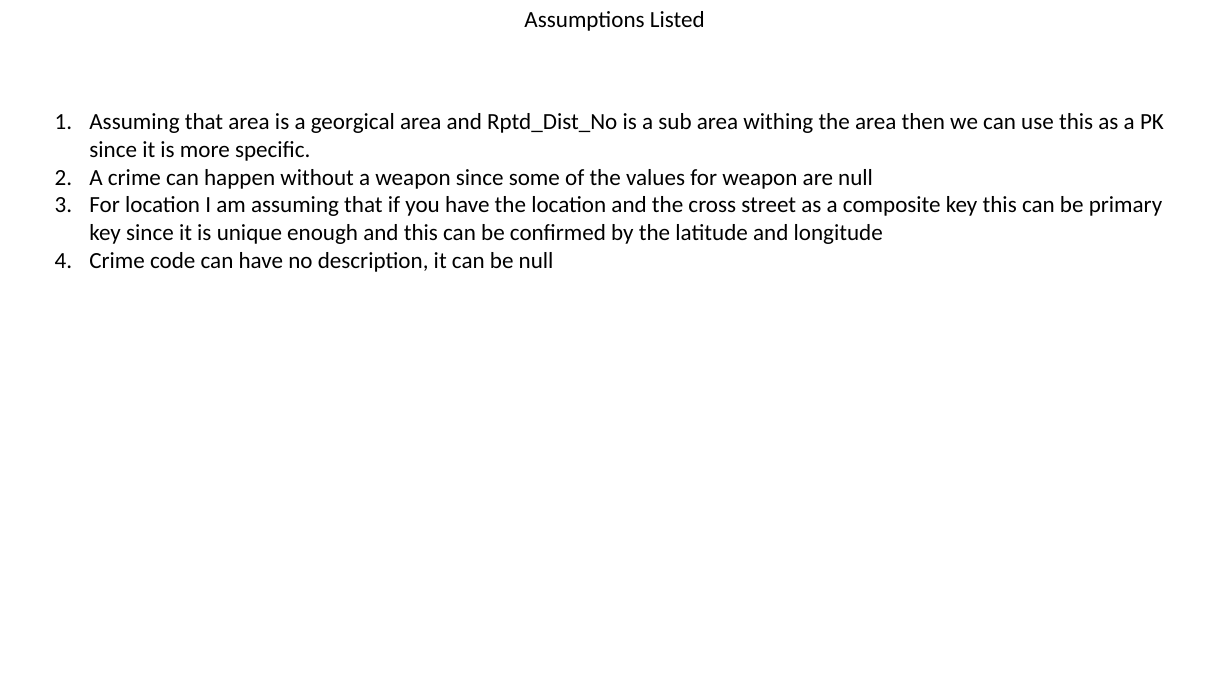
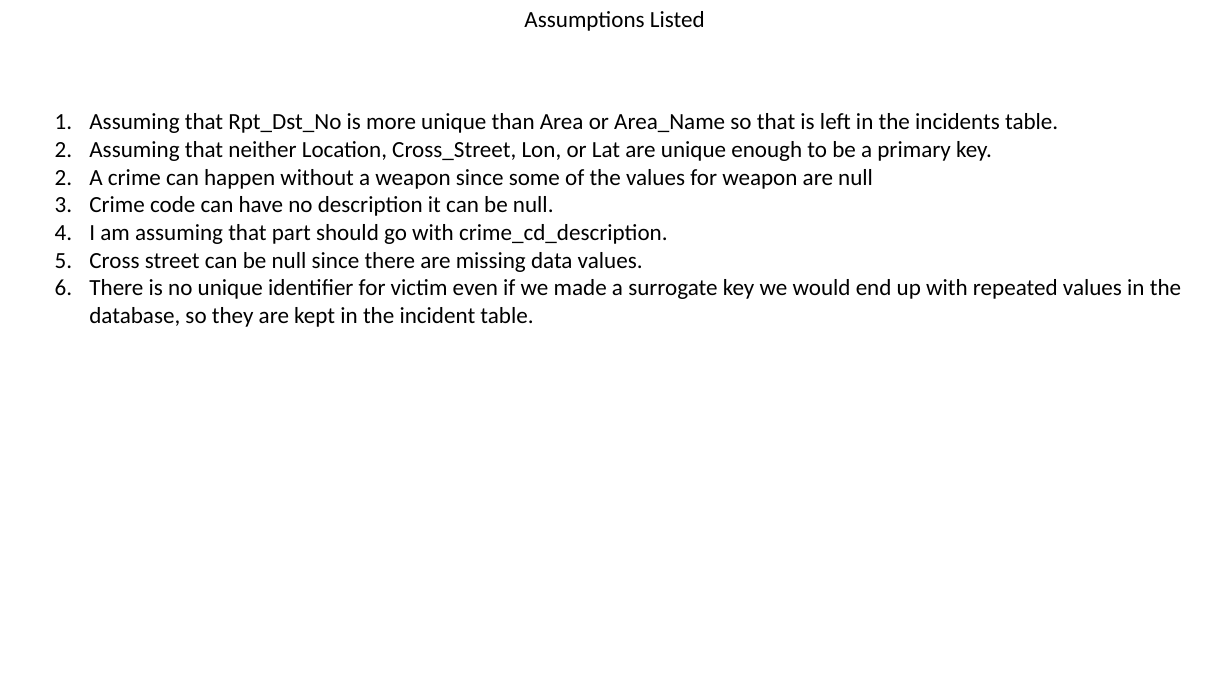
Before and after one commit to Elmerh14/LAPD-Database, a slide deck: slide 7 of data_base_normalization.pptx (slide 6 before the commit). Drawn at 1232x693 pixels with LibreOffice and Linux fonts; fonts in the diff are those of the drawing. Boxes give left, top, right and bottom in pixels: in the first picture for what was removed or moved away, otherwise in the second. Text is boxed around its words. In the diff, an @@ line names an element or a change of style, - is before the commit and + after.

```diff
--- a/data_base_normalization.pptx
+++ b/data_base_normalization.pptx
@@ text at (89,113,1058,161): text changed @@
-1. Assuming that area is a georgical area and Rptd_Dist_No is a sub area withing the area then we can use this as a PK since it is more specific.
+1. Assuming that Rpt_Dst_No is more unique than Area or Area_Name so that is left in the incidents table.
+2. Assuming that neither Location, Cross_Street, Lon, or Lat are unique enough to be a primary key.
@@ text at (89,196,1181,327): text changed @@
-3. For location I am assuming that if you have the location and the cross street as a composite key this can be primary key since it is unique enough and this can be confirmed by the latitude and longitude
-4. Crime code can have no description, it can be null
+4. Crime code can have no description it can be null.
+5. I am assuming that part should go with crime_cd_description.
+6. Cross street can be null since there are missing data values.
+7. There is no unique identifier for victim even if we made a surrogate key we would end up with repeated values in the database, so they are kept in the incident table.
```
Also in this commit, not shown: 3 other slides changed, 1 slide added, 8 other files.
